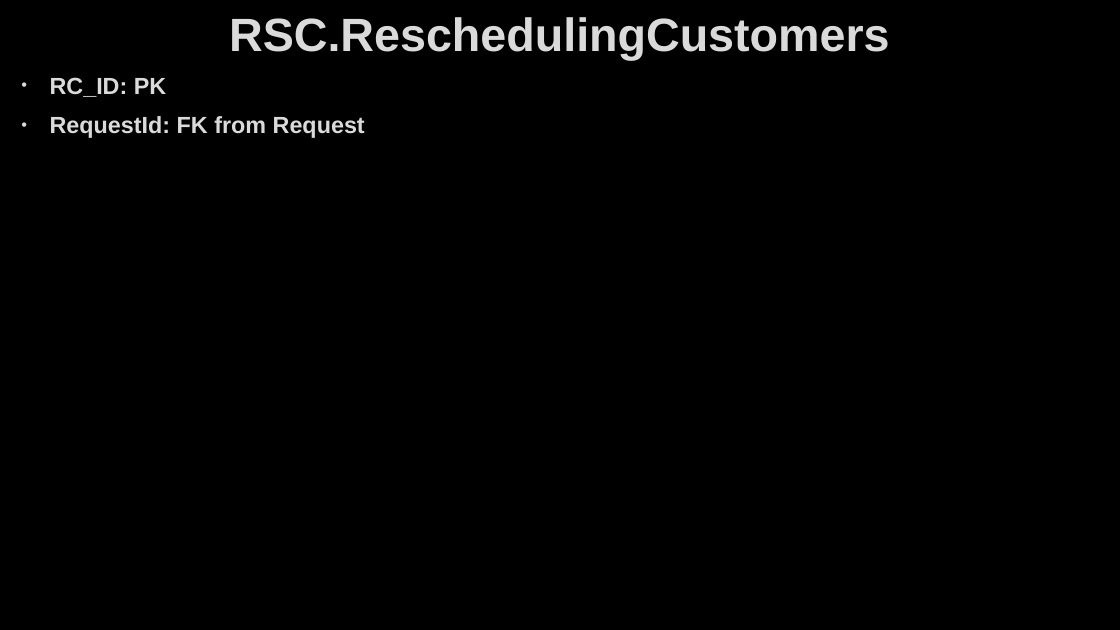
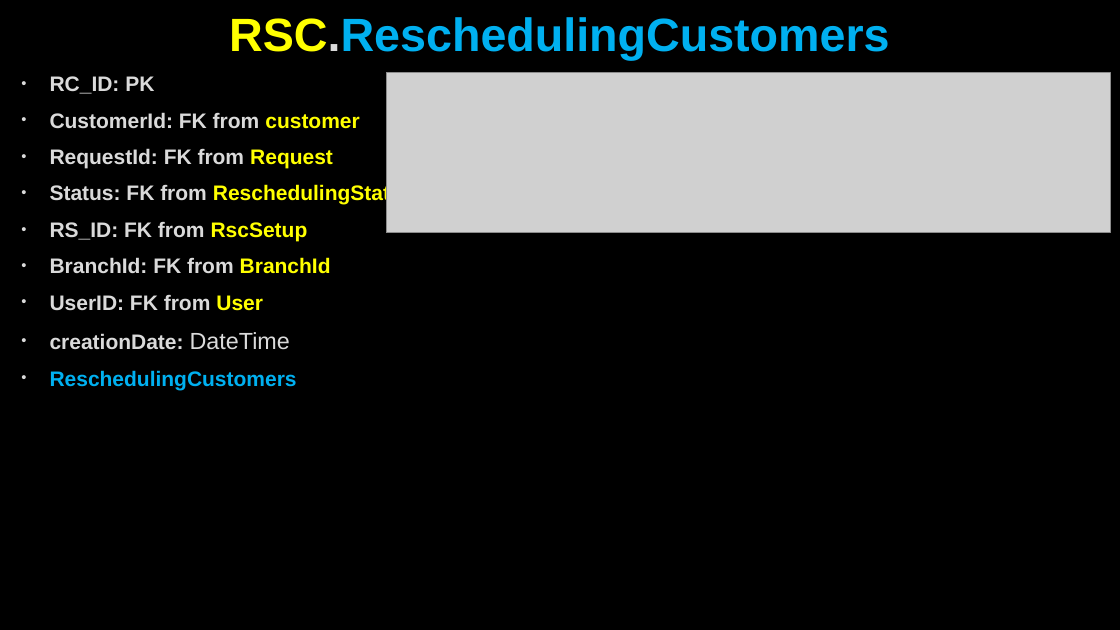
Before and after one commit to AhmedMohamedSamir1/Summary, a slide deck: slide 203 of Dot Net/Business.pptx (slide 201 before the commit). Drawn at 1120x630 pixels with LibreOffice and Linux fonts; fonts in the diff are those of the drawing; grey boxes stand for pictures; background and template pictures are left out. Boxes give left, top, right and bottom in pixels: in the first picture for what was removed or moved away, otherwise in the second. Text is boxed around its words. In the diff, an @@ line names an element or a change of style, - is before the commit and + after.

```diff
--- a/Dot Net/Business.pptx
+++ b/Dot Net/Business.pptx
@@ title "RSC.ReschedulingCustomers" at (229,17,889,61): text colour #DADADA to #FFFF00, text colour #DADADA to #00B0F0 in "RSC.ReschedulingCustomers" @@
@@ text at (50,76,333,169): size 20 to 18 pt in "RC_ID: PK", "RequestId: FK from Request"; text colour #DADADA to #FFFF00 in "Request" @@
@@ picture added at (386,73,1111,233) @@
@@ text at (50,112,359,129): paragraph added @@
+• CustomerId: FK from customer
@@ text at (50,184,415,390): paragraphs added @@
+• Status: FK from ReschedulingStatus
+• RS_ID: FK from RscSetup
+• BranchId: FK from BranchId
+• UserID: FK from User
+• creationDate: DateTime
+• ReschedulingCustomers
```
Also in this commit, not shown: 1 other slide changed, 2 slides added, 6 other files.
